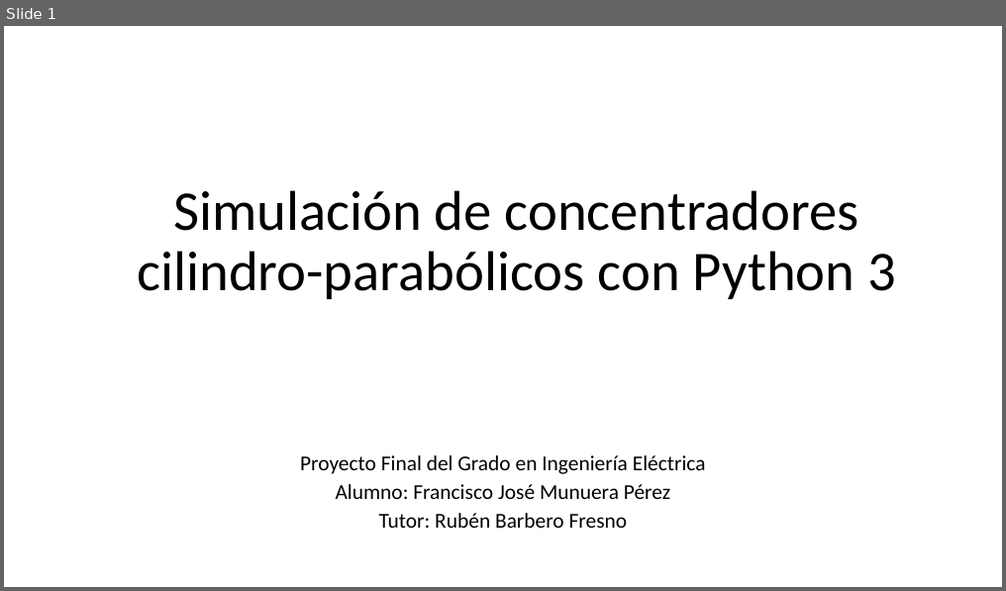
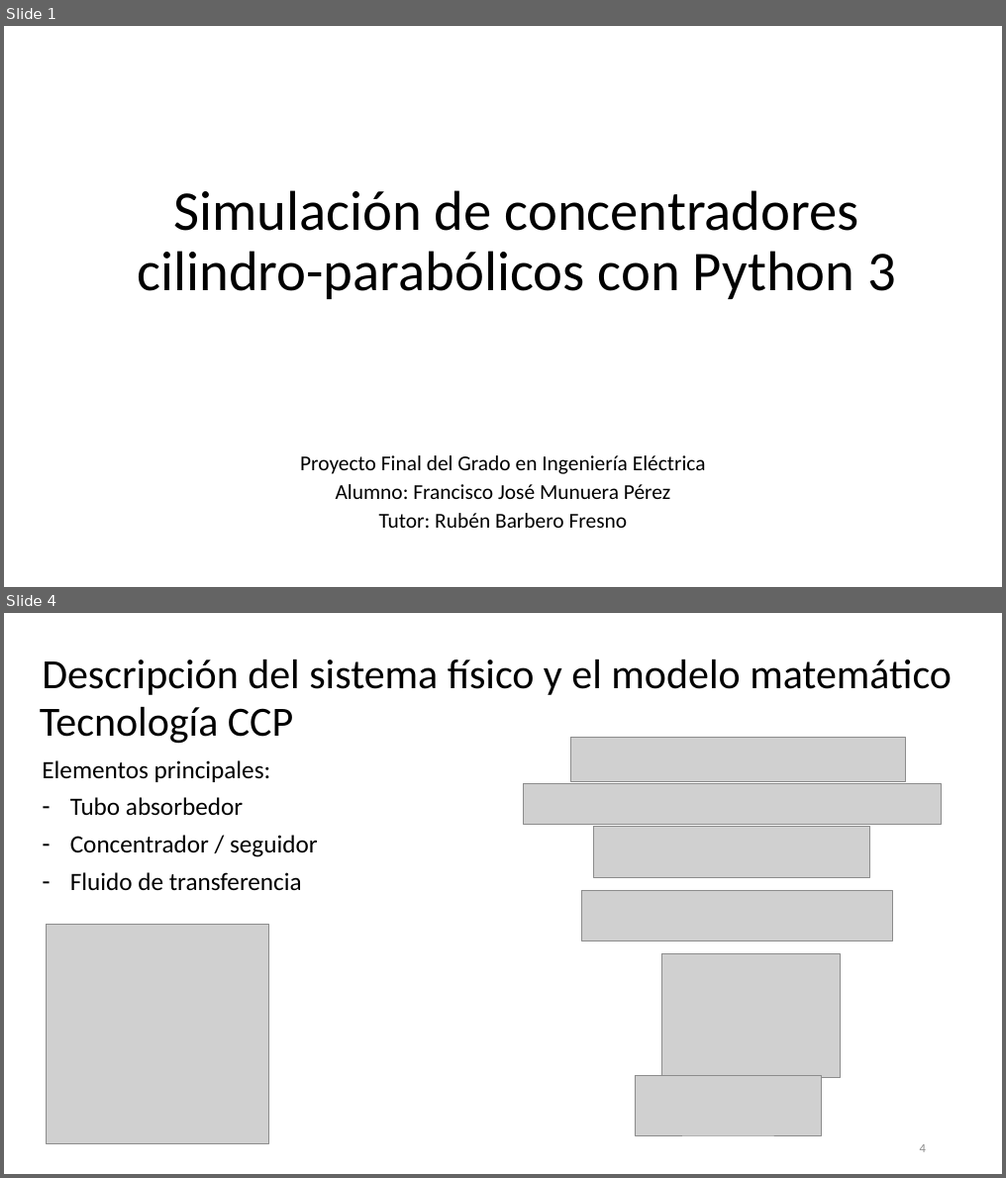
Before and after one commit to pacomunuera/csenergy-python, a slide deck: tfg/Simulación de concentradores cilindroparabólicos con Python 3.pptx. Shown one above the other, each under a label of ours: slide 1 before the commit, slides 1 and 4 after it; the slides between them are not shown. The pictures are 1006x591 and 1006x1178 pixels, drawn with LibreOffice and Linux fonts; fonts in the diff are those of the drawing; grey boxes stand for pictures. Boxes give left, top, right and bottom in pixels: in the first picture for what was removed or moved away, otherwise in the second. Text is boxed around its words. In the diff, an @@ line names an element or a change of style, - is before the commit and + after.

```diff
--- a/tfg/Simulación de concentradores cilindroparabólicos con Python 3.pptx
+++ b/tfg/Simulación de concentradores cilindroparabólicos con Python 3.pptx
@@ slide 4 added at (4, 613, 1002, 1174), background #FFFFFF @@
@@ text added at (42, 660, 951, 695), 40 pt, text #000000 @@
+Descripción del sistema físico y el modelo matemático
@@ title added at (40, 707, 293, 744), 40 pt, text #000000 @@
+Tecnología CCP
@@ subtitle added at (42, 761, 318, 891), 24 pt, text #000000 @@
+Elementos principales:
+– Tubo absorbedor
+– Concentrador / seguidor
+– Fluido de transferencia
@@ picture added at (570, 738, 906, 781) @@
@@ picture added at (524, 783, 942, 824) @@
@@ picture added at (594, 827, 869, 877) @@
@@ picture added at (582, 890, 893, 941) @@
@@ picture added at (46, 925, 269, 1145) @@
@@ picture added at (661, 955, 841, 1078) @@
@@ picture added at (635, 1075, 822, 1137) @@
@@ page number added at (920, 1145, 926, 1153), 12 pt, text #8C8C8C @@
+4
```
Also in this commit, not shown: 17 other slides added, 8 other files.
